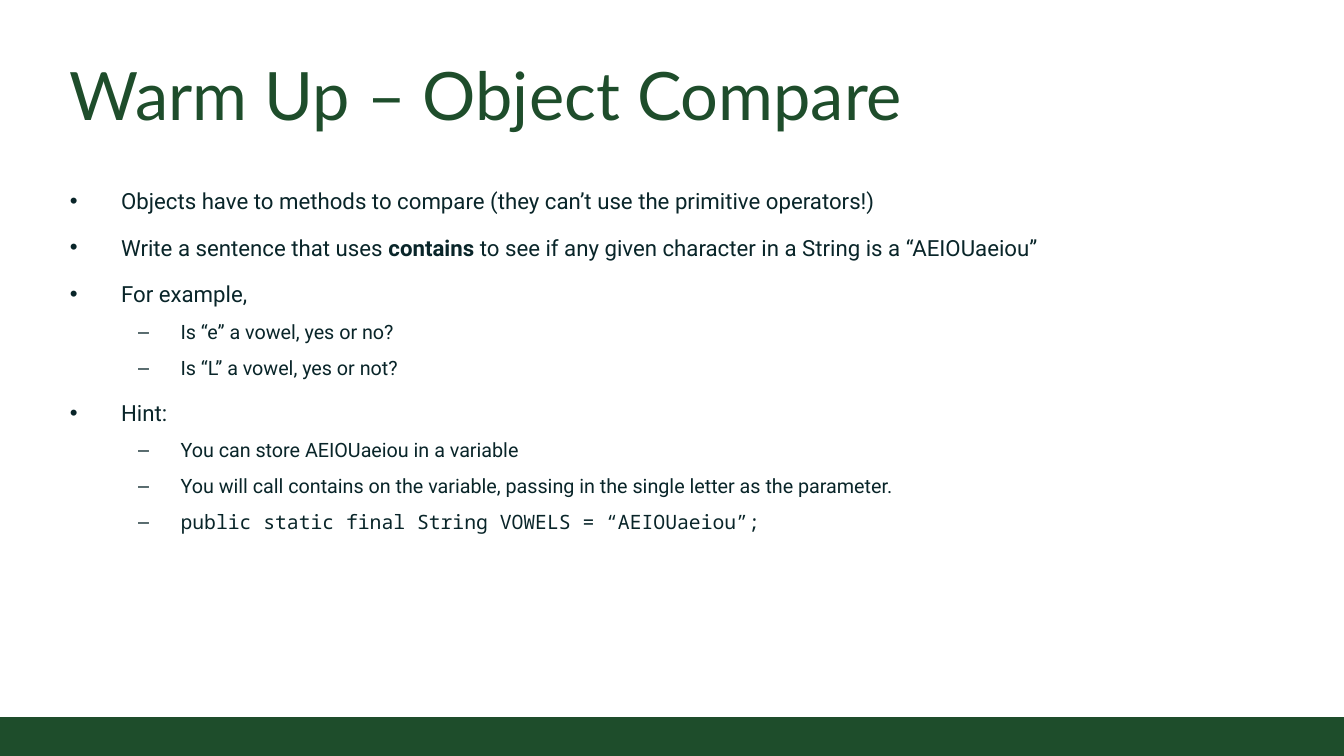
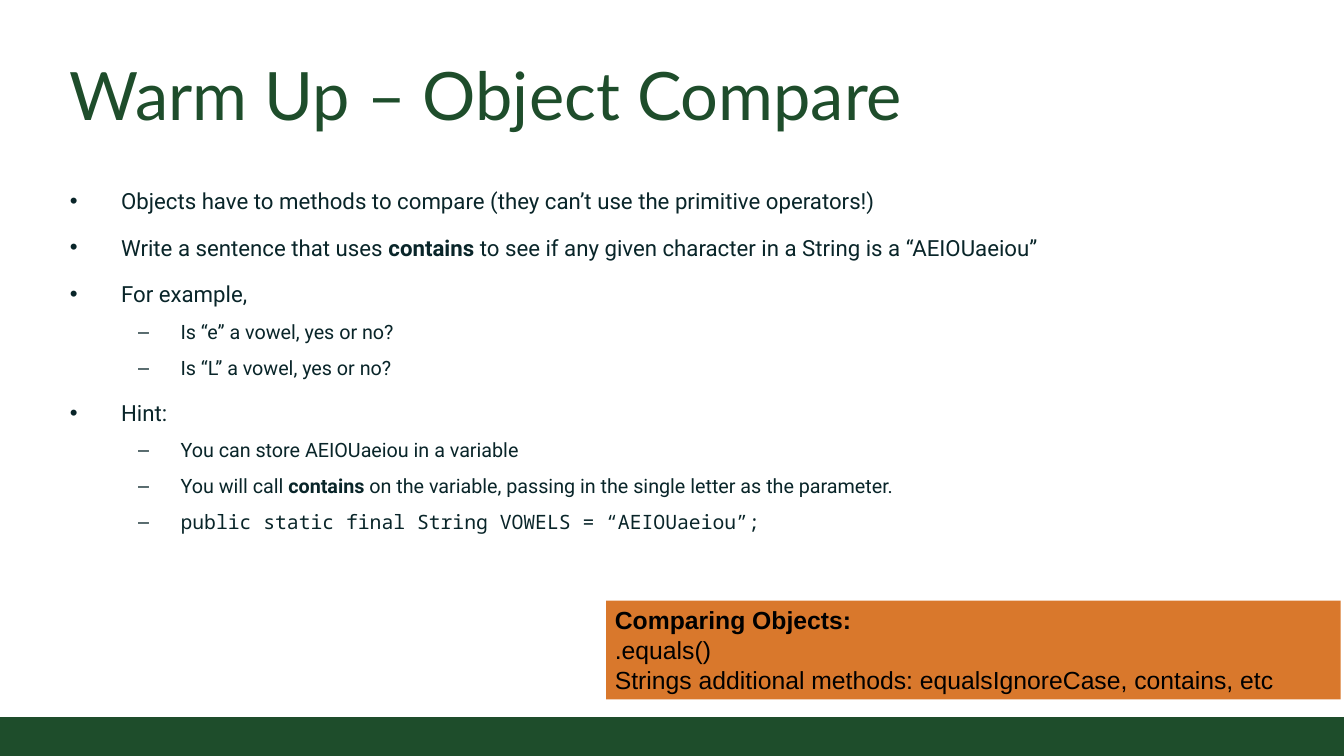
Before and after one commit to CSU-CompSci-CS163-4/Handouts, a slide deck: slide 4 of slides/On-Campus/06_01_LogicalOperators.pptx (slide 5 before the commit). Drawn at 1344x756 pixels with LibreOffice and Linux fonts; fonts in the diff are those of the drawing; background and template pictures are left out. Boxes give left, top, right and bottom in pixels: in the first picture for what was removed or moved away, otherwise in the second. Text is boxed around its words. In the diff, an @@ line names an element or a change of style, - is before the commit and + after.

```diff
--- a/slides/On-Campus/06_01_LogicalOperators.pptx
+++ b/slides/On-Campus/06_01_LogicalOperators.pptx
@@ text at [181, 360, 391, 380]: text changed @@
-  – Is “L” a vowel, yes or not?
+  – Is “L” a vowel, yes or no?
@@ text at [181, 478, 893, 497]: bold on in "contains" @@
@@ rectangle added at [606, 600, 1340, 699], fill #D9782C, 20 pt, text #000000 @@
+Comparing Objects:
+.equals()
+Strings additional methods: equalsIgnoreCase, contains, etc
```
Also in this commit, not shown: 2 other slides changed.
